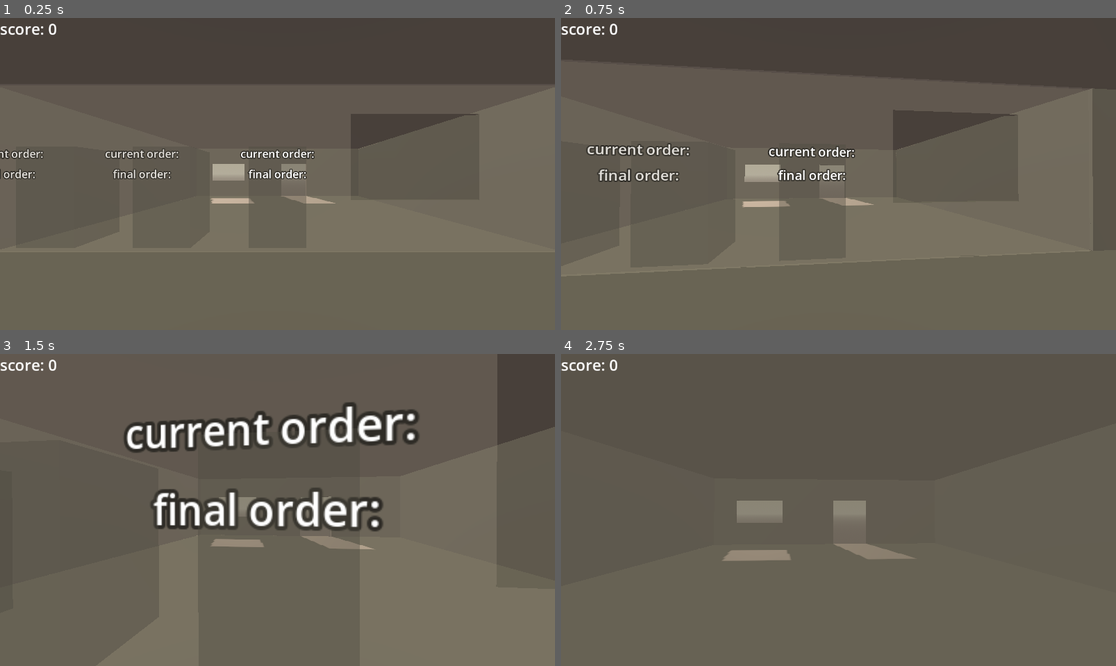
Above: before the commit, frames 1-4 (two rows, left to right).
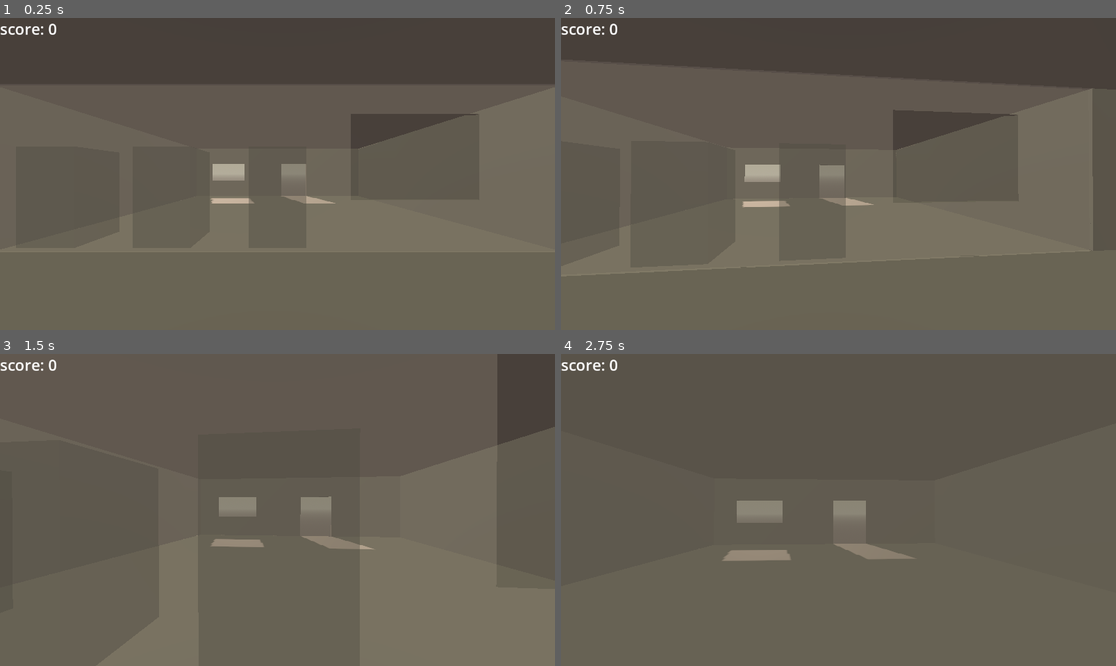
Above: after the commit, the same moments.

Repository: Sunday-Studio-Team/cafe
Game: Godot game, scene res://main.tscn
Same seed, same stepped clock (60 frames per second), same inputs: the game is played once before the commit and once after it.
Inputs (mouse positions are in pixels of both pictures, inside the frame that each line leads up to):
- Up to frame 1 (0.25 s): no input
- Up to frame 2 (0.75 s): tap Enter at 0.5 s; move the mouse to (866, 174) at 0.52 s; hold W (move_forward) from 0.53 s (still down); tap I at 0.6 s
- Up to frame 3 (1.5 s): keep holding W (move_forward); move the mouse to (249, 510) at 1.27 s; tap I at 1.35 s
- Up to frame 4 (2.75 s): keep holding W (move_forward); move the mouse to (849, 503) at 2.02 s; tap I at 2.1 s

The runs differ from the first frame. In frame 1, 1.2% of the frame differs, in the area x 0-57%, y 41-52%; in frame 2, 1.5%; in frame 3, 7.9%, in the area x 22-76%, y 15-57%; in frame 4, nothing differs.

Commit message:
add score indicators to machines

Diff:
--- a/godot/machine.gd
+++ b/godot/machine.gd
@@ -6,12 +6,16 @@
 @export var timer: Timer
 @export var current_order_indicator: Label3D
 @export var final_order_indicator: Label3D
+@export var score_label: Label3D
 
 var occupied := false:
 	set(value):
 		occupied = value
 		if not occupied:
 			customer = null
+			current_order_indicator.hide()
+			final_order_indicator.hide()
+			score_label.hide()
 			return
 		await get_tree().create_timer(randf_range(1, 3), false).timeout
 		start_order()
@@ -23,6 +27,9 @@
 func _ready() -> void:
 	timer.timeout.connect(_on_order_finished)
 	progress_bar.hide()
+	score_label.hide()
+	current_order_indicator.hide()
+	final_order_indicator.hide()
 
 
 func _physics_process(_delta: float) -> void:
@@ -33,7 +40,9 @@
 	timer.start()
 	customers_order = Global.drinks.pick_random()
 	current_order_indicator.text = "current order: " + customers_order.drink_name
+	current_order_indicator.show()
 	progress_bar.show()
+	print("starting order")
 
 
 func score_drink() -> void:
@@ -55,11 +64,20 @@
 	Global.score += score
 	print("score is now ", Global.score)
 
+	score_label.show()
+	if score > 0:
+		score_label.modulate = Color.GREEN_YELLOW
+		score_label.text = "+ " + str(score)
+	else:
+		score_label.modulate = Color.RED
+		score_label.text = str(score)
+
 
 func _on_order_finished() -> void:
 	progress_bar.hide()
 	completed_order = Global.drinks.pick_random()
 	final_order_indicator.text = "final order: " + completed_order.drink_name
+	final_order_indicator.show()
 	score_drink()
 
 	await get_tree().create_timer(randf_range(1, 2), false).timeout
--- a/godot/machine.tscn
+++ b/godot/machine.tscn
@@ -16,13 +16,14 @@
 [sub_resource type="ViewportTexture" id="ViewportTexture_6qesk"]
 viewport_path = NodePath("ProgressIndicator/SubViewport")
 
-[node name="Machine" type="Node3D" unique_id=1346980836 node_paths=PackedStringArray("spot_for_customer", "progress_bar", "timer", "current_order_indicator", "final_order_indicator")]
+[node name="Machine" type="Node3D" unique_id=1346980836 node_paths=PackedStringArray("spot_for_customer", "progress_bar", "timer", "current_order_indicator", "final_order_indicator", "score_label")]
 script = ExtResource("1_6a4ke")
 spot_for_customer = NodePath("SpotForCustomer")
 progress_bar = NodePath("ProgressIndicator/SubViewport/TextureProgressBar")
 timer = NodePath("Timer")
 current_order_indicator = NodePath("CurrentOrderIndicator")
 final_order_indicator = NodePath("FinalOrderIndicator")
+score_label = NodePath("ScoreLabel")
 
 [node name="MeshInstance3D" type="MeshInstance3D" parent="." unique_id=1391845402]
 transform = Transform3D(1, 0, 0, 0, 1, 0, 0, 0, 1, 0, 0.90000004, 0)
@@ -51,6 +52,7 @@
 
 [node name="Timer" type="Timer" parent="." unique_id=1788318326]
 wait_time = 10.0
+one_shot = true
 
 [node name="CurrentOrderIndicator" type="Label3D" parent="." unique_id=2089461590]
 transform = Transform3D(1, 0, 0, 0, 1, 0, 0, 0, 1, 0, 1.5999999, 1)
@@ -59,3 +61,8 @@
 [node name="FinalOrderIndicator" type="Label3D" parent="." unique_id=1724140398]
 transform = Transform3D(1, 0, 0, 0, 1, 0, 0, 0, 1, 0, 1.3, 1)
 text = "final order:"
+
+[node name="ScoreLabel" type="Label3D" parent="." unique_id=2094560560]
+transform = Transform3D(1, 0, 0, 0, 1, 0, 0, 0, 1, 0.7, 1.9, 1)
+text = "+1"
+font_size = 64
